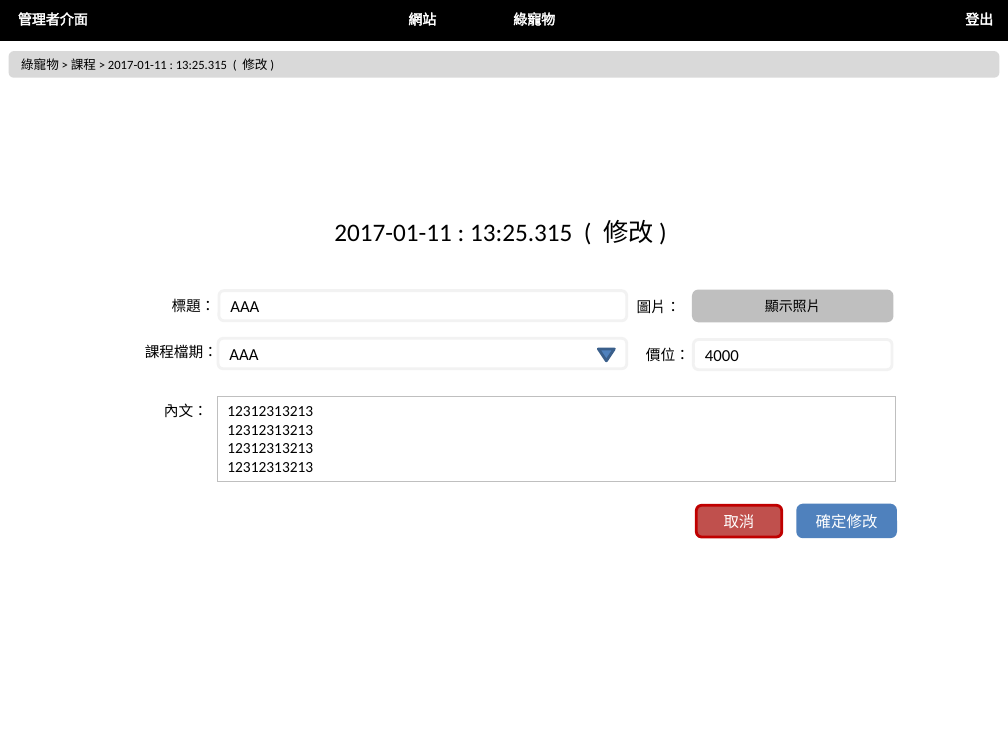
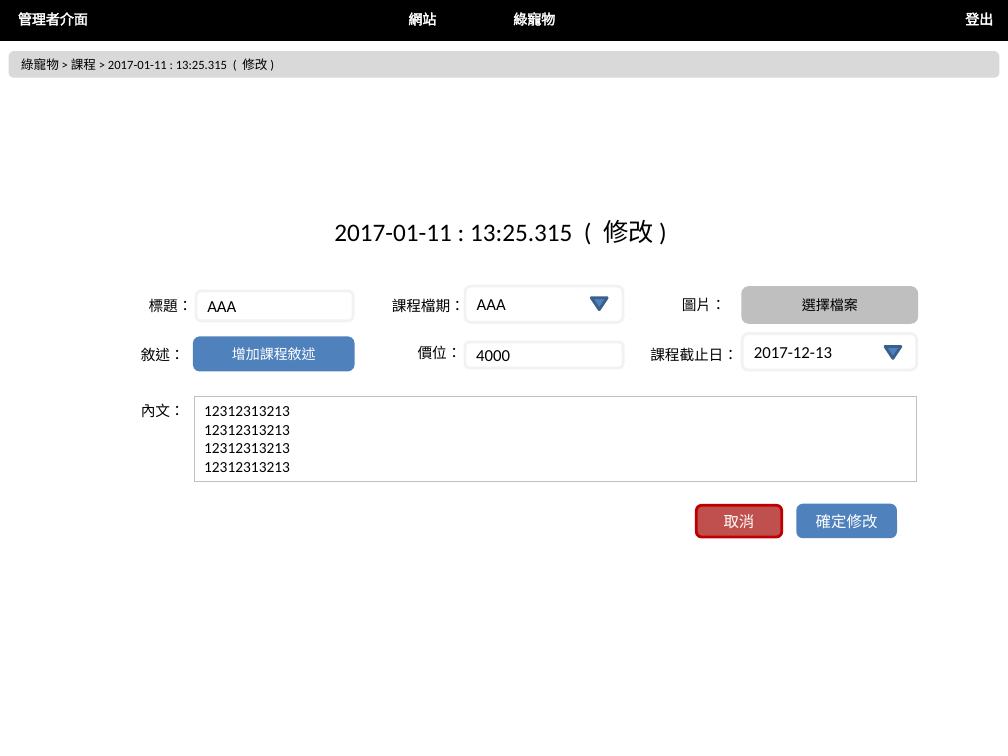
Before and after one commit to nexstar/XMind, a slide deck: slide 15 of 最終後台版型.pptx. Drawn at 1008x756 pixels with LibreOffice and Linux fonts; fonts in the diff are those of the drawing. Boxes give left, top, right and bottom in pixels: in the first picture for what was removed or moved away, otherwise in the second. Text is boxed around its words. In the diff, an @@ line names an element or a change of style, - is before the commit and + after.

```diff
--- a/最終後台版型.pptx
+++ b/最終後台版型.pptx
@@ text "標題：": place and size @@
-text "標題：" at [172,298,216,312]
+text "標題：" at [149,298,193,312]
@@ rounded rectangle "AAA": place and size @@
-rounded rectangle "AAA" at [218,339,626,369]
+rounded rectangle "AAA" at [196,291,353,322]
@@ text "課程檔期：": place and size @@
-text "課程檔期：" at [145,344,218,358]
+text "課程檔期：" at [392,298,465,312]
@@ rounded rectangle "AAA": place and size @@
-rounded rectangle "AAA" at [219,290,627,321]
+rounded rectangle "AAA" at [465,286,623,323]
@@ triangle: place and size @@
-triangle at [599,349,615,361]
+triangle at [592,297,608,309]
@@ text "圖片：": place and size @@
-text "圖片：" at [637,299,681,313]
+text "圖片：" at [682,297,726,311]
@@ rounded rectangle removed at [694,291,892,322] @@
-顯示照片
@@ rounded rectangle added at [743,287,917,323], fill #BFBFBF, outline #BFBFBF 2 pt, 10 pt, text #000000 @@
+選擇檔案
@@ text added at [141,347,185,362], 10.5 pt, text #000000 @@
+敘述：
@@ rounded rectangle added at [195,338,353,370], fill #4F81BD, outline #4F81BD 2 pt, 10 pt, text #FFFFFF @@
+增加課程敘述
@@ text "價位：": place and size @@
-text "價位：" at [646,347,690,362]
+text "價位：" at [418,345,462,359]
@@ rounded rectangle "4000": place and size @@
-rounded rectangle "4000" at [694,340,892,370]
+rounded rectangle "4000" at [465,342,623,368]
@@ text added at [650,347,738,361], 10.5 pt, text #000000 @@
+課程截止日：
@@ rounded rectangle added at [742,334,916,370], fill #FFFFFF, outline #F2F2F2 2 pt, 12 pt, text #000000 @@
+2017-12-13
@@ triangle added at [885,347,901,359], fill #4F81BD, outline #3A5F8C 2 pt @@
@@ text "內文：": place and size @@
-text "內文：" at [164,403,208,417]
+text "內文：" at [141,403,185,417]
@@ rectangle "12312313213": place and size @@
-rectangle "12312313213" at [218,396,896,481]
+rectangle "12312313213" at [195,396,917,481]
```
Also in this commit, not shown: 4 other slides changed, 4 other files.
